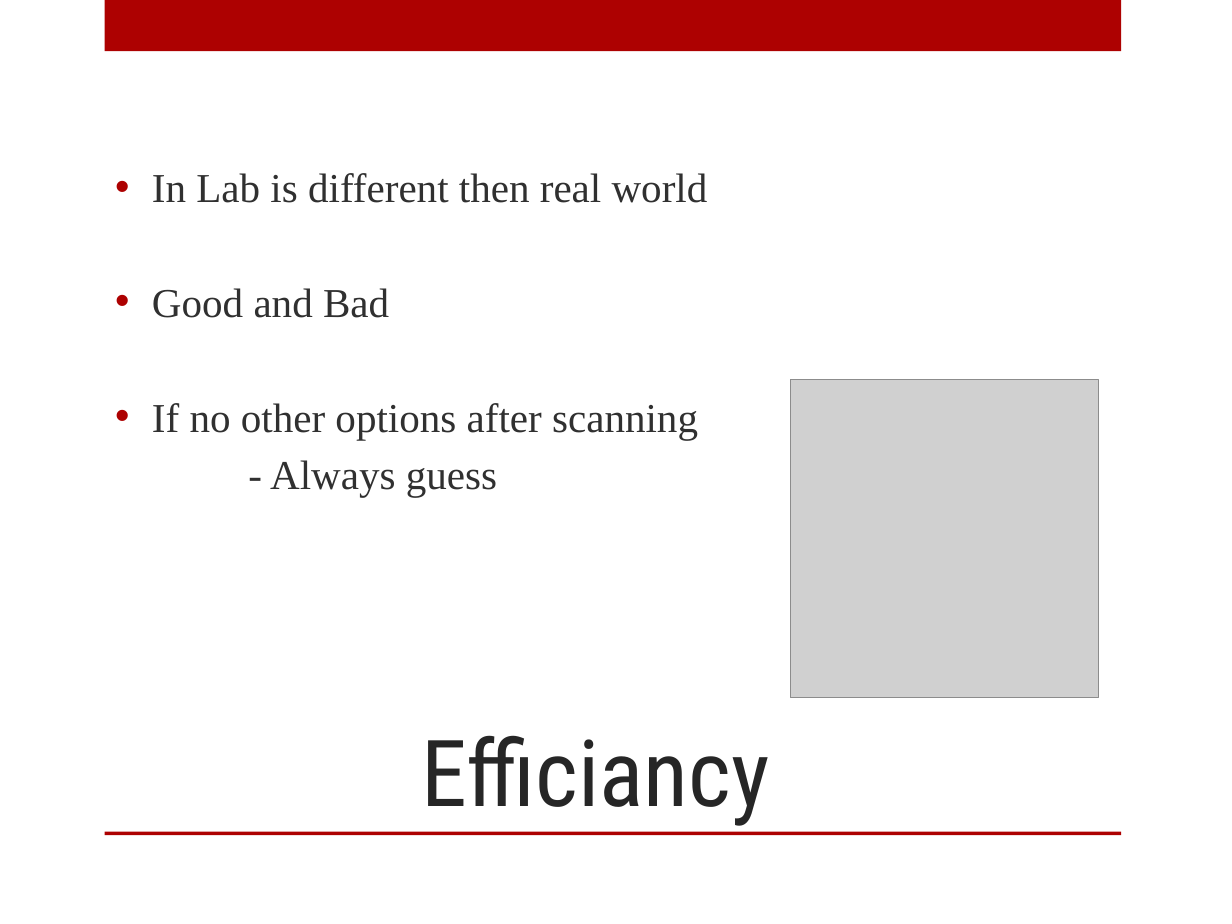
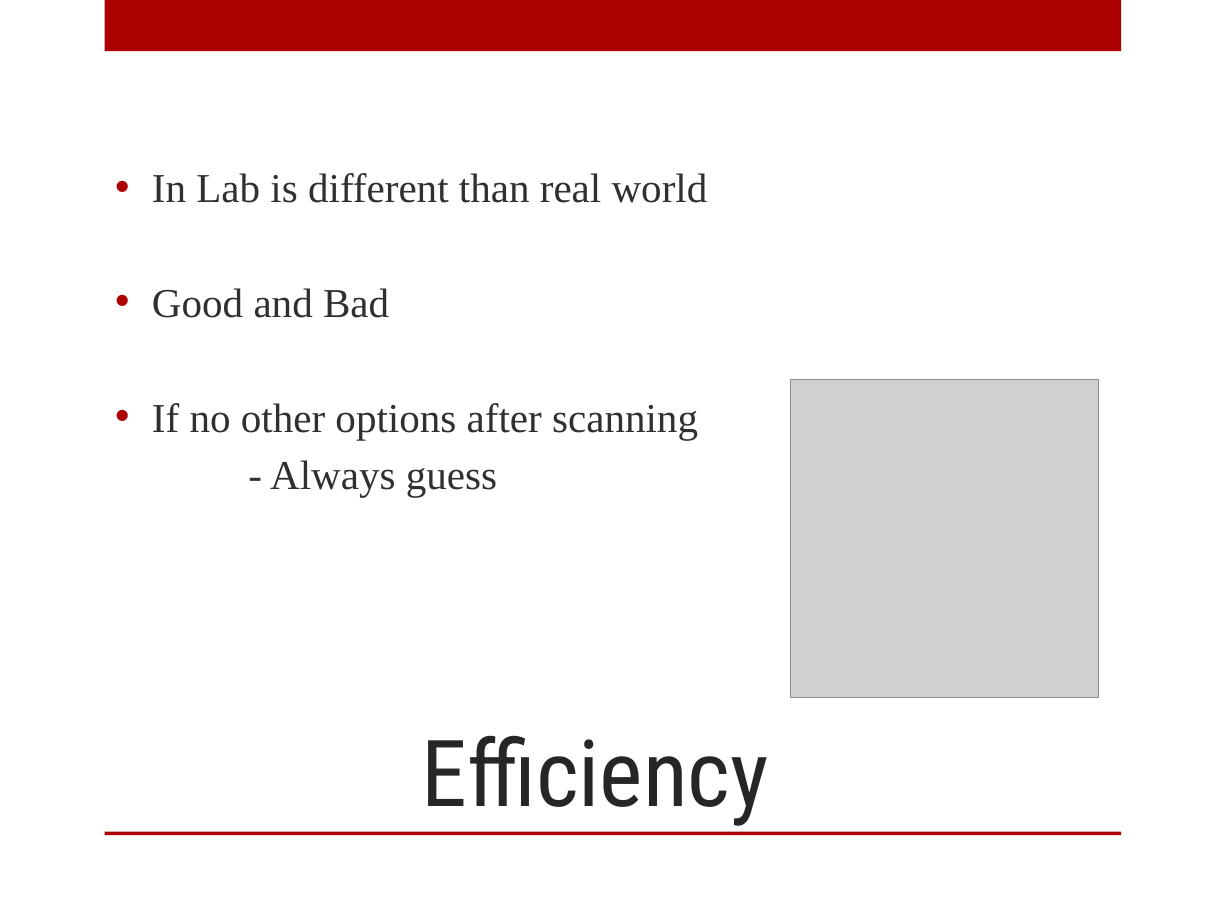
Before and after one commit to dalmoz/CAPLex, a slide deck: slide 18 of LEXICAL CAPTCHA BEAT-DOWN.pptx. Drawn at 1232x924 pixels with LibreOffice and Linux fonts; fonts in the diff are those of the drawing; grey boxes stand for pictures; background and template pictures are left out. Boxes give left, top, right and bottom in pixels: in the first picture for what was removed or moved away, otherwise in the second. Text is boxed around its words. In the diff, an @@ line names an element or a change of style, - is before the commit and + after.

Commit message:
Fixing typos - thank you Oren

```diff
--- a/LEXICAL CAPTCHA BEAT-DOWN.pptx
+++ b/LEXICAL CAPTCHA BEAT-DOWN.pptx
@@ text at [152,173,708,203]: text changed @@
-• In Lab is different then real world
+• In Lab is different than real world
@@ title at [422,735,769,826]: text changed @@
-Efficiancy
+Efficiency
```
Also in this commit, not shown: 1 other slide changed.
